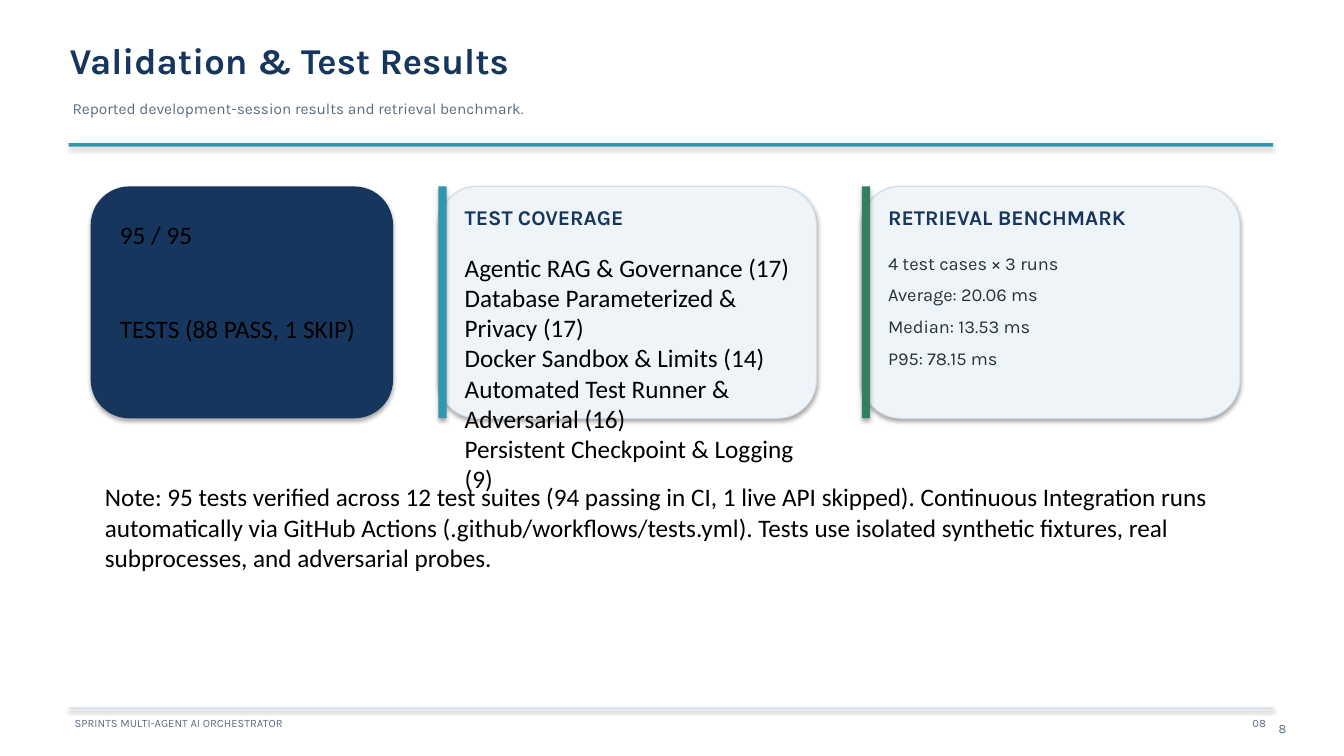
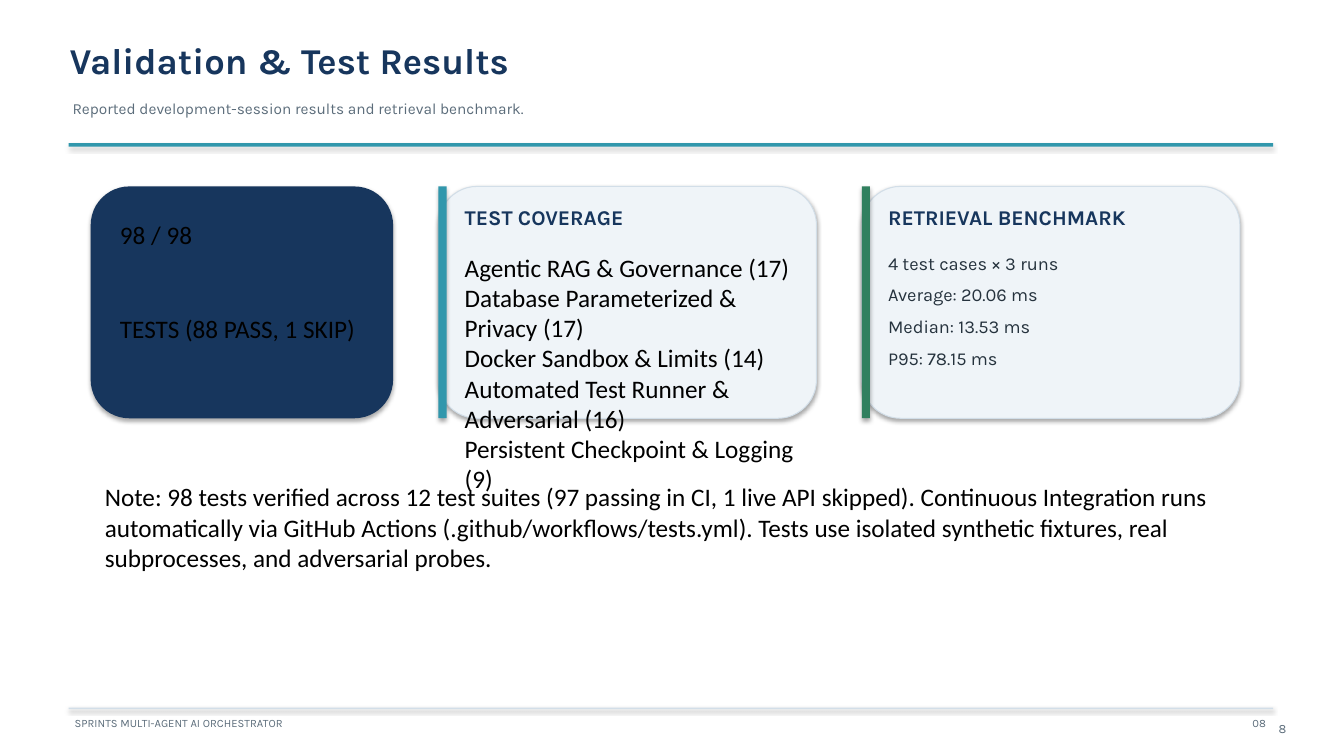
Before and after one commit to PhantomMW/sprints-ai-orchestrator, a slide deck: slide 8 of docs/SPRINTS_AI_ORCHESTRATOR_PRESENTATION.pptx. Drawn at 1344x756 pixels with LibreOffice and Linux fonts; fonts in the diff are those of the drawing. Boxes give left, top, right and bottom in pixels: in the first picture for what was removed or moved away, otherwise in the second. Text is boxed around its words. In the diff, an @@ line names an element or a change of style, - is before the commit and + after.

Commit message:
fix(orchestration): concurrent non-deadlocking IPC, caller tokens in advisor, persistent rate limiting, and 98 tests

```diff
--- a/docs/SPRINTS_AI_ORCHESTRATOR_PRESENTATION.pptx
+++ b/docs/SPRINTS_AI_ORCHESTRATOR_PRESENTATION.pptx
@@ text at [120,227,193,244]: text changed @@
-95 / 95
+98 / 98
@@ text at [105,486,1206,571]: text changed @@
-Note: 95 tests verified across 12 test suites (94 passing in CI, 1 live API skipped). Continuous Integration runs automatically via GitHub Actions (.github/workflows/tests.yml). Tests use isolated synthetic fixtures, real subprocesses, and adversarial probes.
+Note: 98 tests verified across 12 test suites (97 passing in CI, 1 live API skipped). Continuous Integration runs automatically via GitHub Actions (.github/workflows/tests.yml). Tests use isolated synthetic fixtures, real subprocesses, and adversarial probes.
```
Also in this commit, not shown: 12 other files.
